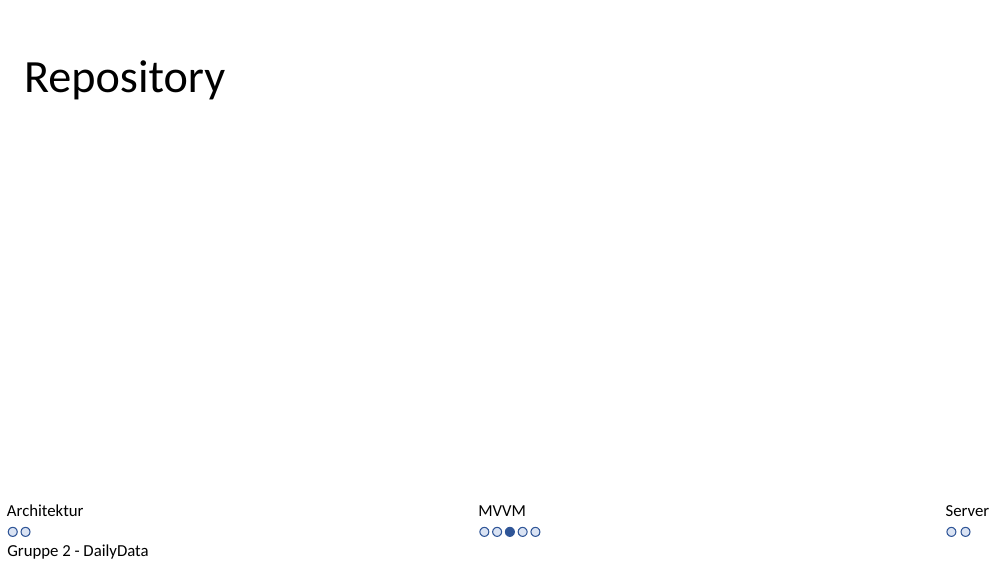
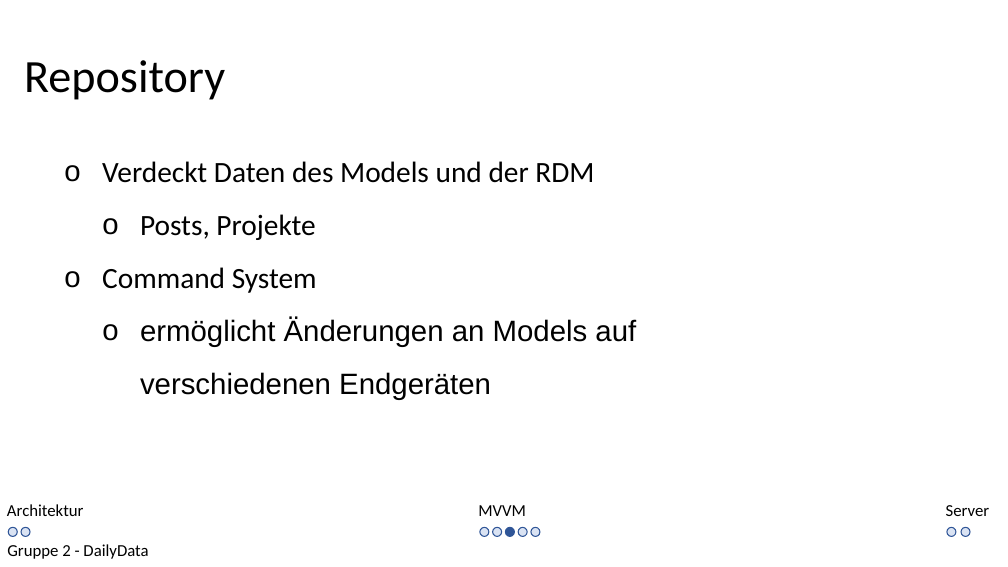
Before and after one commit to kittyahy/PSEAppGruppe2, a slide deck: slide 6 of Praesentationen/02-Entwurfsphase/Entwurf Präsentation.pptx. Drawn at 1008x567 pixels with LibreOffice and Linux fonts; fonts in the diff are those of the drawing. Boxes give left, top, right and bottom in pixels: in the first picture for what was removed or moved away, otherwise in the second. Text is boxed around its words. In the diff, an @@ line names an element or a change of style, - is before the commit and + after.

Commit message:
Repository hinzugefügt

```diff
--- a/Praesentationen/02-Entwurfsphase/Entwurf Präsentation.pptx
+++ b/Praesentationen/02-Entwurfsphase/Entwurf Präsentation.pptx
@@ text added at [102,161,636,400], 28 pt, text #000000 @@
+o Verdeckt Daten des Models und der RDM
+  o Posts, Projekte
+o Command System
+  o ermöglicht Änderungen an Models auf verschiedenen Endgeräten
```
Also in this commit, not shown: 2 slides added.
